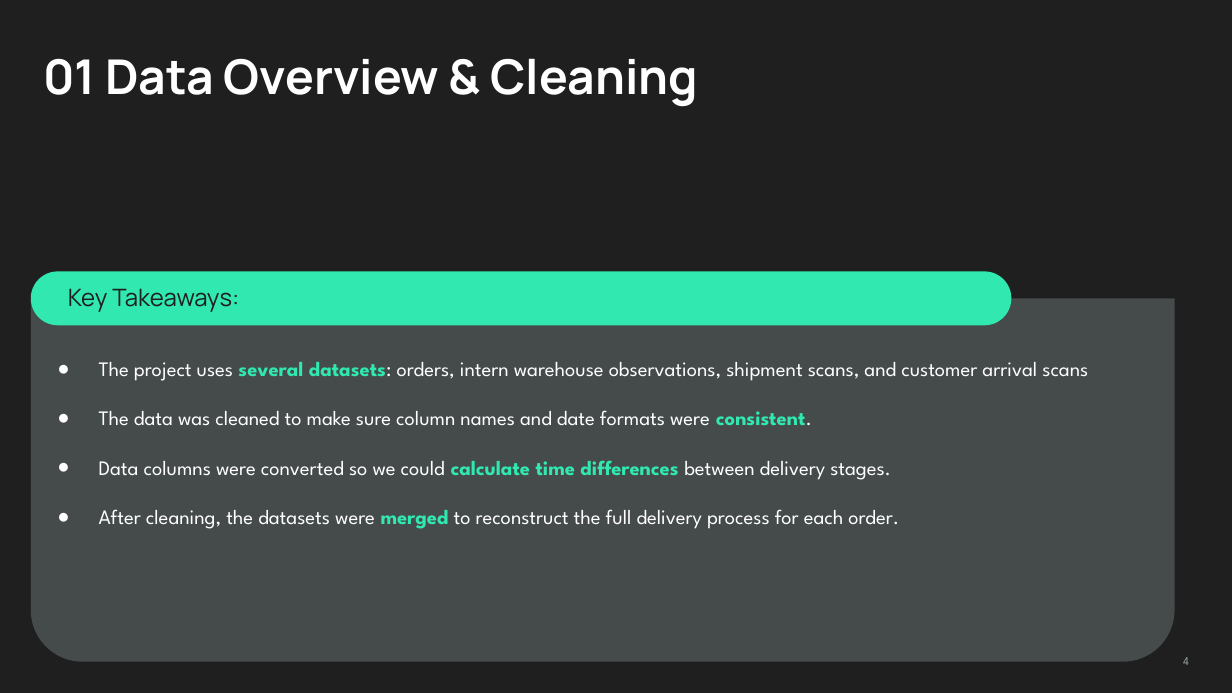
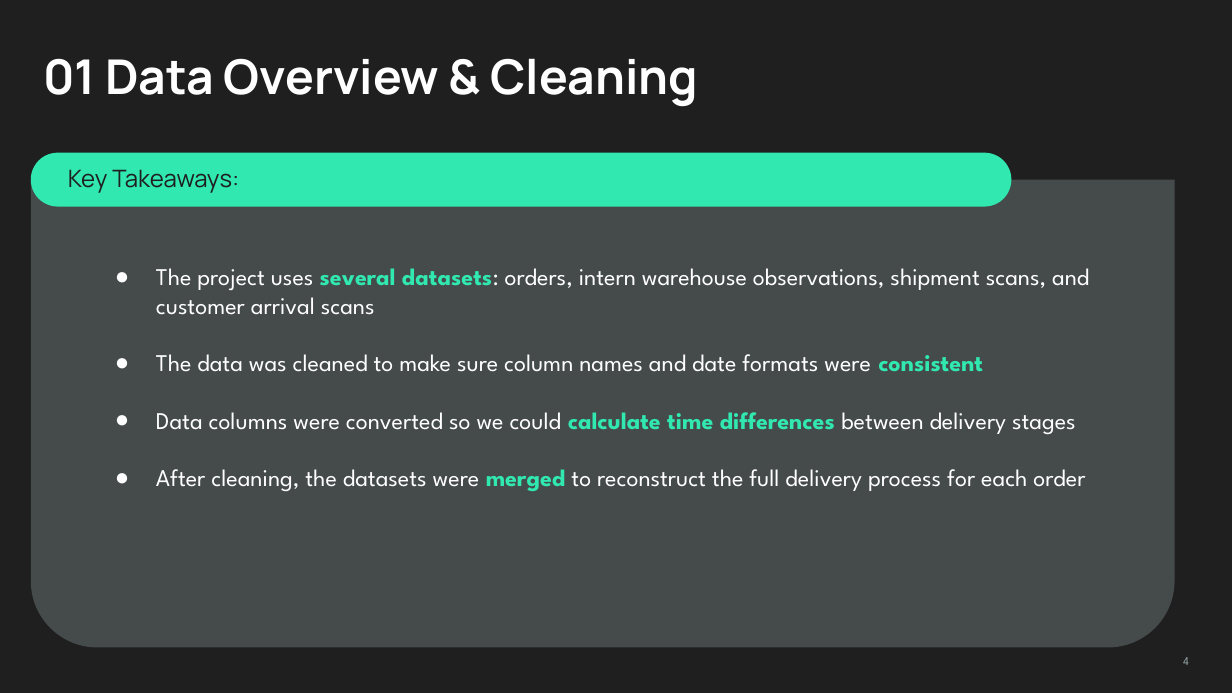
Before and after one commit to skibodaria/muesli-project, a slide deck: slide 4 of presentation/Muesli Delivery EDA.pptx. Drawn at 1232x693 pixels with LibreOffice and Linux fonts; fonts in the diff are those of the drawing. Boxes give left, top, right and bottom in pixels: in the first picture for what was removed or moved away, otherwise in the second. Text is boxed around its words. In the diff, an @@ line names an element or a change of style, - is before the commit and + after.

Commit message:
adding presentation in a new format

```diff
--- a/presentation/Muesli Delivery EDA.pptx
+++ b/presentation/Muesli Delivery EDA.pptx
@@ subtitle "Key Takeaways:": place and size @@
-subtitle "Key Takeaways:" at [68, 288, 239, 312]
+subtitle "Key Takeaways:" at [68, 169, 239, 193]
@@ rounded rectangle: place and size @@
-rounded rectangle at [31, 271, 1011, 325]
+rounded rectangle at [31, 153, 1011, 207]
@@ round same rect: place and size @@
-round same rect at [31, 298, 1174, 662]
+round same rect at [31, 180, 1174, 648]
@@ text "The project uses several datasets: ...": place and size @@
-text "The project uses several datasets: ..." at [99, 362, 1088, 529]
+text "The project uses several datasets: ..." at [156, 268, 1089, 491]
@@ text at [156, 268, 1089, 315]: size 12 to 14 pt in "The project uses several datasets: orders, intern ..." @@
@@ text at [156, 354, 1085, 491]: text changed; size 12 to 14 pt @@
-● The data was cleaned to make sure column names and date formats were consistent.
-● Data columns were converted so we could calculate time differences between delivery stages.
-● After cleaning, the datasets were merged to reconstruct the full delivery process for each order.
+● The data was cleaned to make sure column names and date formats were consistent
+● Data columns were converted so we could calculate time differences between delivery stages
+● After cleaning, the datasets were merged to reconstruct the full delivery process for each order
```
Also in this commit, not shown: 24 other slides changed, 1 other file.
